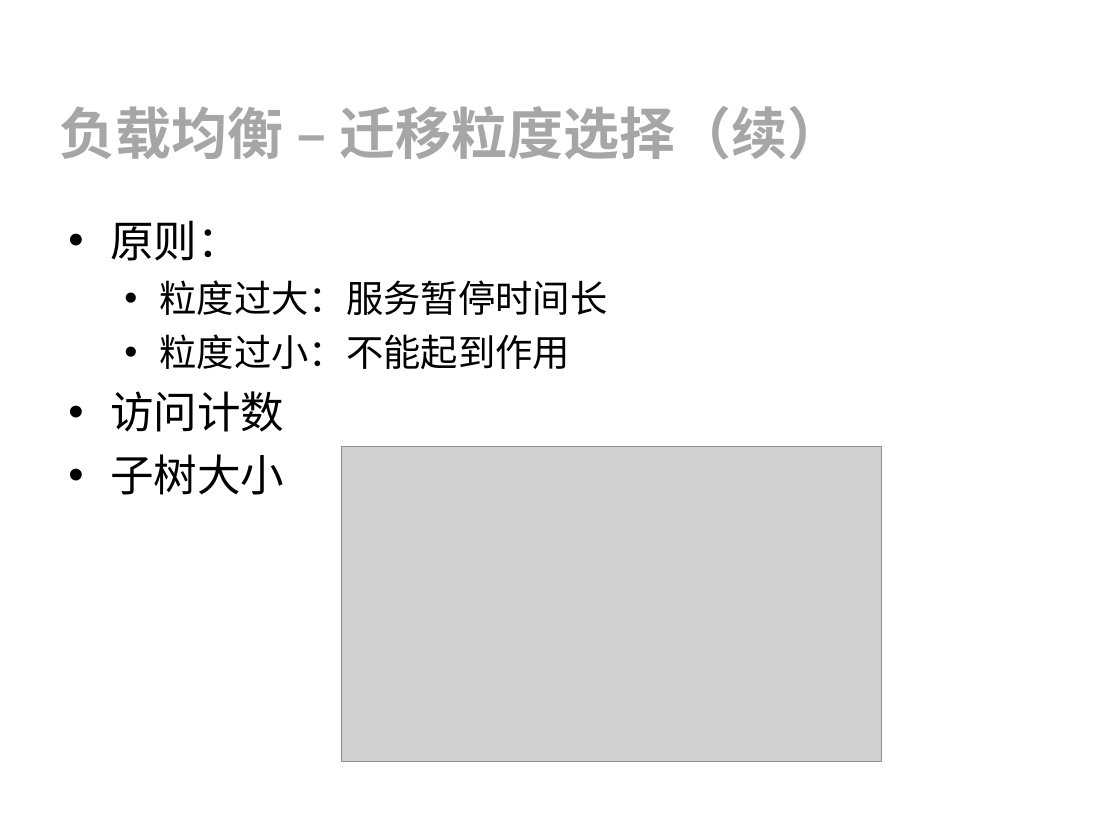
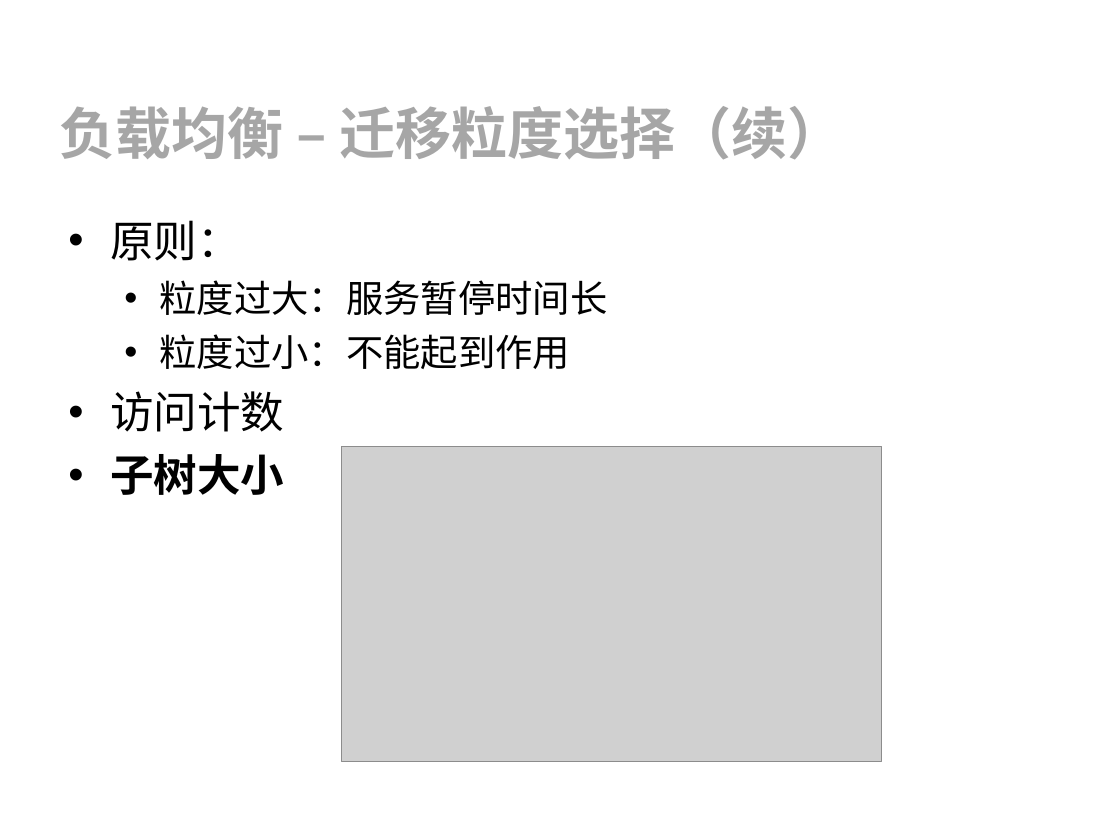
Before and after one commit to cheliequan/idning-paper, a slide deck: slide 18 of draft/答辩.ppt (slide 21 before the commit). Drawn at 1120x840 pixels with LibreOffice and Linux fonts; fonts in the diff are those of the drawing; grey boxes stand for pictures; background and template pictures are left out. Boxes give left, top, right and bottom in pixels: in the first picture for what was removed or moved away, otherwise in the second. Text is boxed around its words. In the diff, an @@ line names an element or a change of style, - is before the commit and + after.

```diff
--- a/draft/答辩.ppt
+++ b/draft/答辩.ppt
@@ text at box(110, 454, 284, 495): bold on in "子树大小" @@
```
Also in this commit, not shown: 8 other slides changed, 1 slide added, 5 slides removed, 2 other files.
